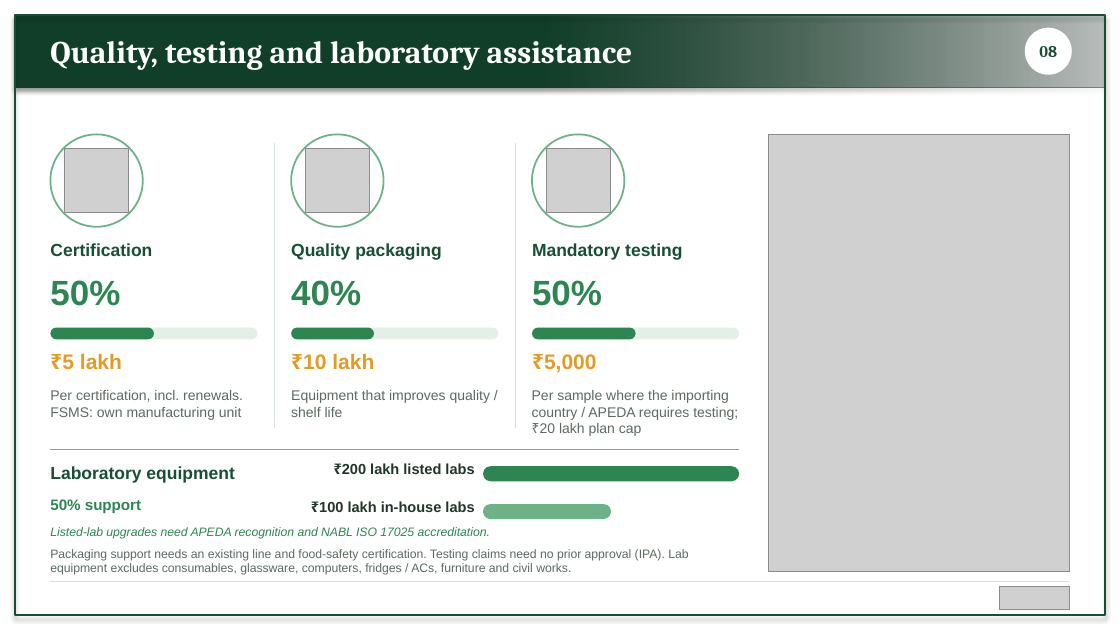
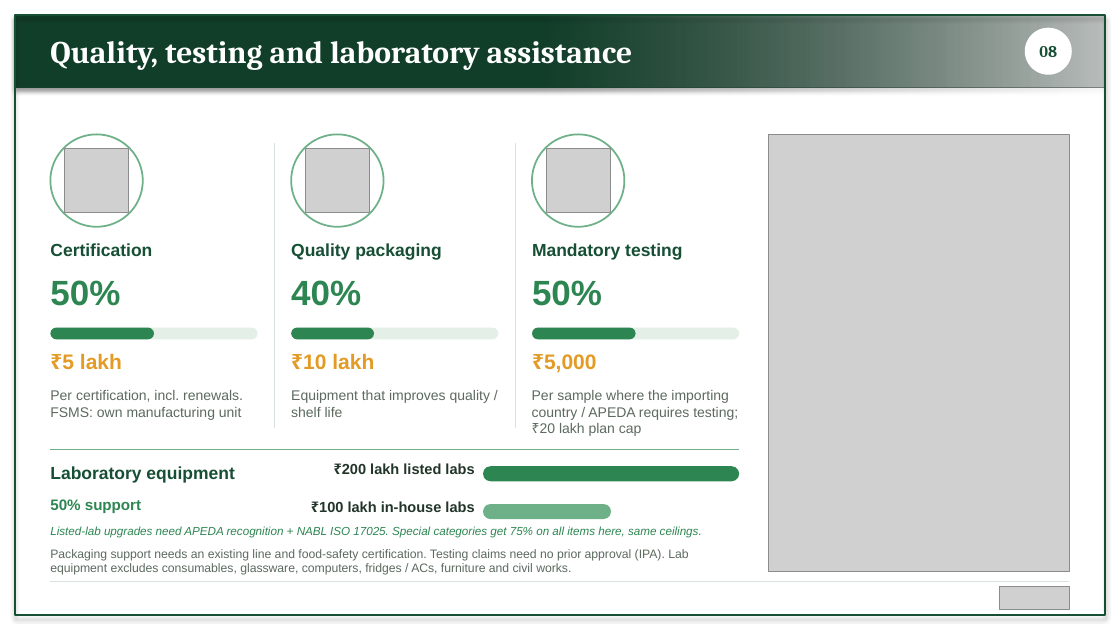
Before and after one commit to BantheFox012/FM, a slide deck: slide 8 of APEDA_BKNY.pptx. Drawn at 1120x630 pixels with LibreOffice and Linux fonts; fonts in the diff are those of the drawing; grey boxes stand for pictures. Boxes give left, top, right and bottom in pixels: in the first picture for what was removed or moved away, otherwise in the second. Text is boxed around its words. In the diff, an @@ line names an element or a change of style, - is before the commit and + after.

```diff
--- a/APEDA_BKNY.pptx
+++ b/APEDA_BKNY.pptx
@@ text at (x1=50, y1=526, x2=702, y2=538): text changed; size 10.5 to 10 pt @@
-Listed-lab upgrades need APEDA recognition and NABL ISO 17025 accreditation.
+Listed-lab upgrades need APEDA recognition + NABL ISO 17025. Special categories get 75% on all items here, same ceilings.
```
Also in this commit, not shown: 1 other slide changed.
